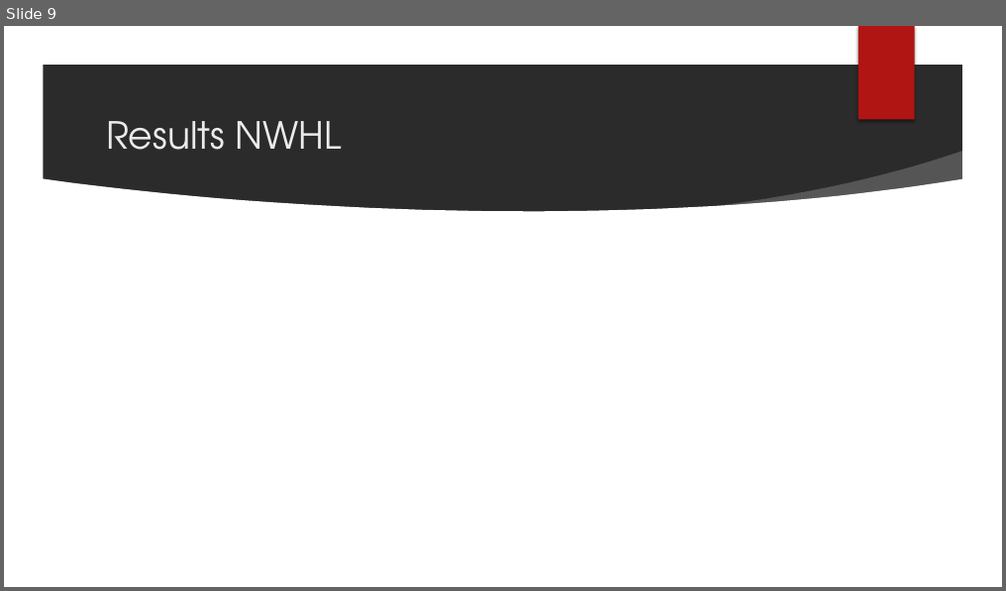
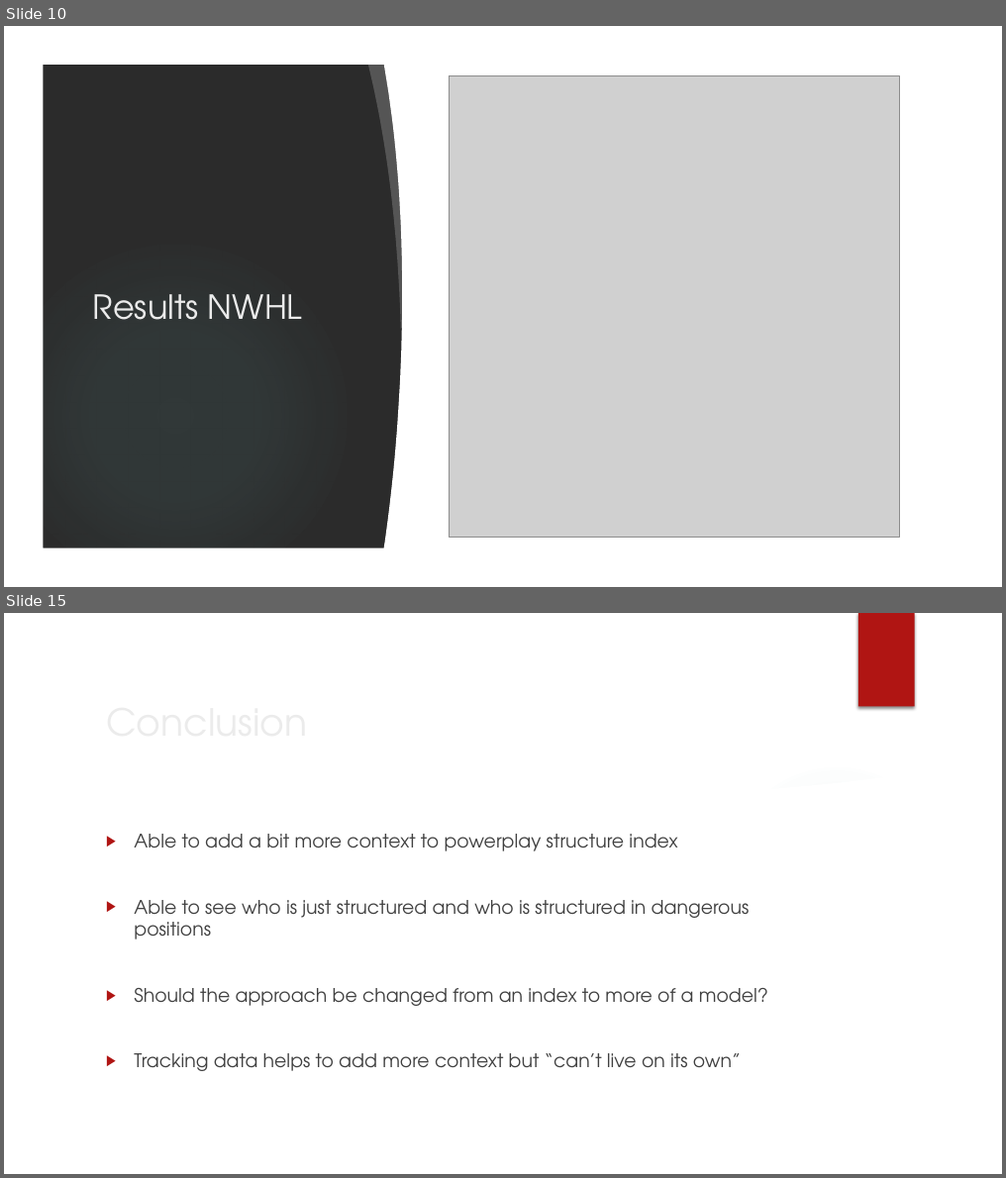
Before and after one commit to TK5-Tim/Big-Data-Cup, a slide deck: 2022/whkyhac2022/pres-whkyhac.pptx. Shown one above the other, each under a label of ours: slide 9 before the commit, slides 10 and 15 after it; the slides between them are not shown. The pictures are 1006x591 and 1006x1178 pixels, drawn with LibreOffice and Linux fonts; fonts in the diff are those of the drawing; grey boxes stand for pictures; background and template pictures are left out; a plain dark background stands for a picture behind light text. Boxes give left, top, right and bottom in pixels: in the first picture for what was removed or moved away, otherwise in the second. Text is boxed around its words. In the diff, an @@ line names an element or a change of style, - is before the commit and + after.

```diff
--- a/2022/whkyhac2022/pres-whkyhac.pptx
+++ b/2022/whkyhac2022/pres-whkyhac.pptx
@@ slide 15 added at <box>4,613,1002,1174</box>, background picture (left out); not listed: 3 template elements that a slide beside it also shows @@
@@ group added at <box>4,613,1002,1174</box>: 3 freeform shapes, 1 ellipse @@
@@ title added at <box>98,692,821,750</box>, 36 pt, text #EBEBEB @@
+Conclusion
@@ text added at <box>134,834,768,1071</box>, 18 pt, text #404040 @@
+▶ Able to add a bit more context to powerplay structure index
+▶ Able to see who is just structured and who is structured in dangerous positions
+▶ Should the approach be changed from an index to more of a model?
+▶ Tracking data helps to add more context but “can’t live on its own”
@@ what was slide 9 is now slide 10 @@
@@ slide 10 changed as well @@
@@ group removed at <box>4,26,1002,587</box>: 3 freeform shapes, 1 ellipse @@
@@ rectangle added at <box>4,26,1002,587</box>, fill #FFFFFF @@
@@ group added at <box>4,26,1002,587</box>: 3 freeform shapes, 2 ellipses, 1 rectangle @@
@@ picture added at <box>449,76,899,538</box> @@
@@ title "Results NWHL": place and size @@
-title "Results NWHL" at <box>106,121,343,150</box>
+title "Results NWHL" at <box>93,294,303,320</box>
@@ title "Results NWHL" at <box>93,294,303,320</box>: size 36 to 32 pt @@
```
Also in this commit, not shown: 8 other slides changed, 4 other slides added, 2 slides removed, 3 other files.
